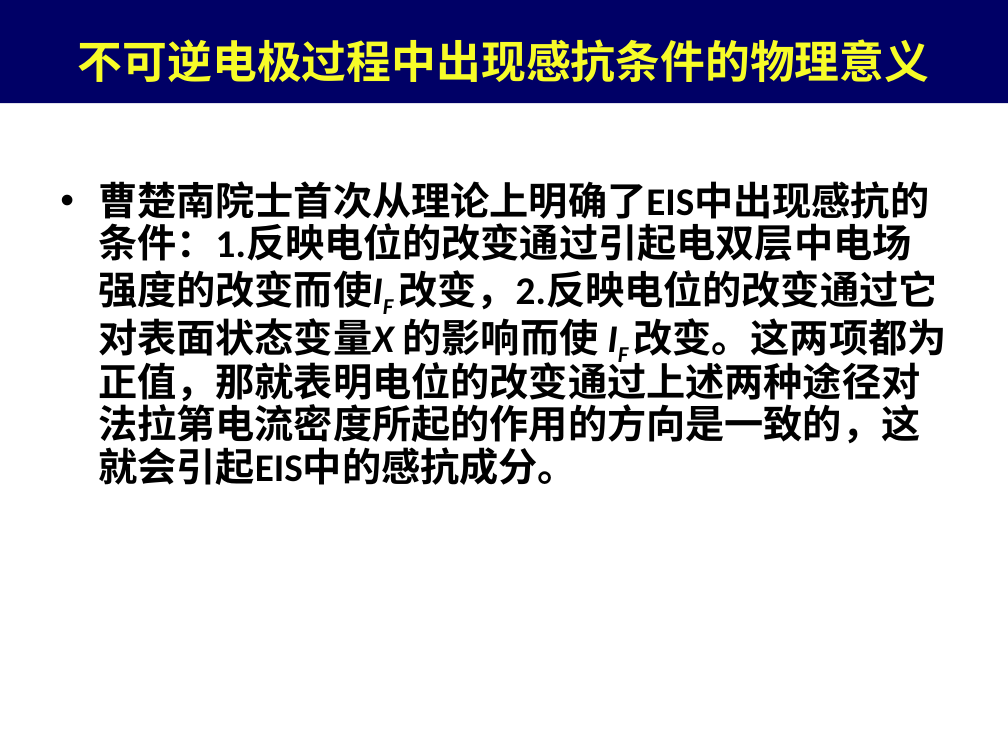
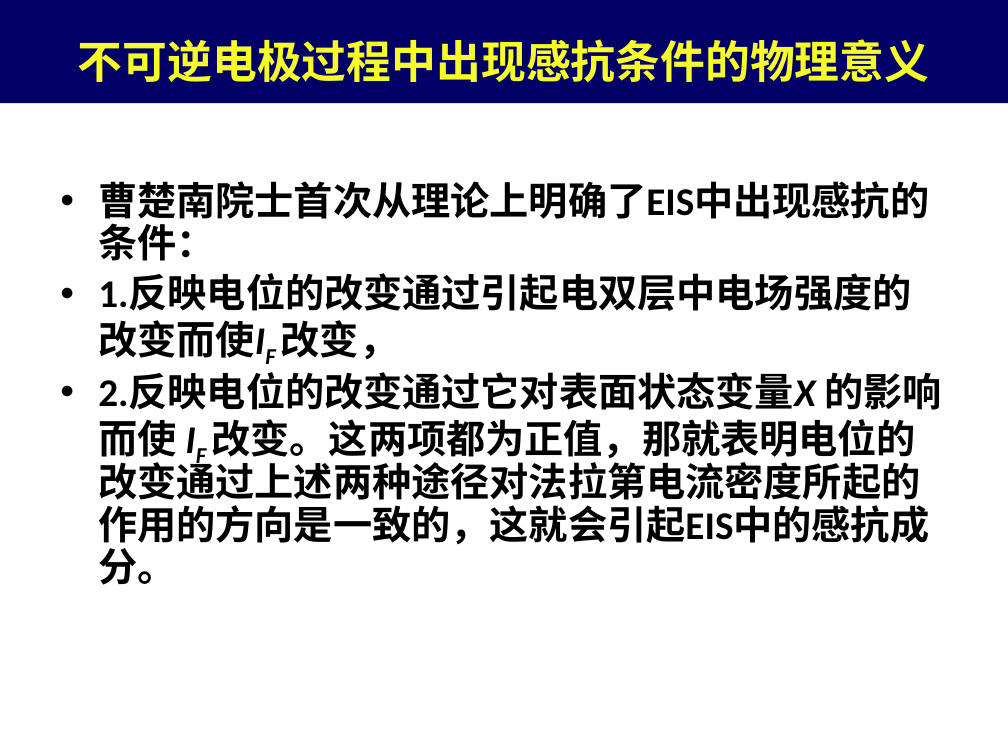
Before and after one commit to DreamBoatOve/gitTest, a slide deck: slide 84 of Lessons/eis/交流阻抗及解析.pptx. Drawn at 1008x756 pixels with LibreOffice and Linux fonts; fonts in the diff are those of the drawing. Boxes give left, top, right and bottom in pixels: in the first picture for what was removed or moved away, otherwise in the second. Text is boxed around its words. In the diff, an @@ line names an element or a change of style, - is before the commit and + after.

```diff
--- a/Lessons/eis/交流阻抗及解析.pptx
+++ b/Lessons/eis/交流阻抗及解析.pptx
@@ text at (98, 181, 941, 585): text changed @@
-• 曹楚南院士首次从理论上明确了EIS中出现感抗的条件：1.反映电位的改变通过引起电双层中电场强度的改变而使IF 改变，2.反映电位的改变通过它对表面状态变量X 的影响而使 IF 改变。这两项都为正值，那就表明电位的改变通过上述两种途径对法拉第电流密度所起的作用的方向是一致的，这就会引起EIS中的感抗成分。
+• 曹楚南院士首次从理论上明确了EIS中出现感抗的条件：
+• 1.反映电位的改变通过引起电双层中电场强度的改变而使IF 改变，
+• 2.反映电位的改变通过它对表面状态变量X 的影响而使 IF 改变。这两项都为正值，那就表明电位的改变通过上述两种途径对法拉第电流密度所起的作用的方向是一致的，这就会引起EIS中的感抗成分。
```
Also in this commit, not shown: 1 other slide changed, 2 slides removed, 6 other files.
